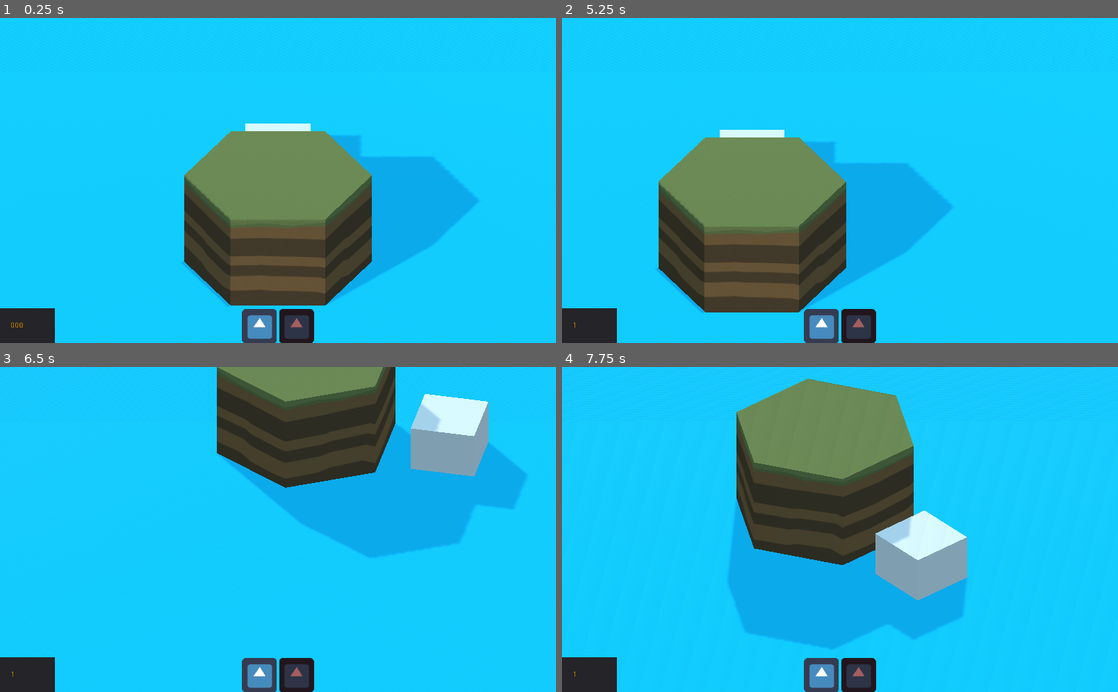
Above: before the commit, frames 1-4 (two rows, left to right).
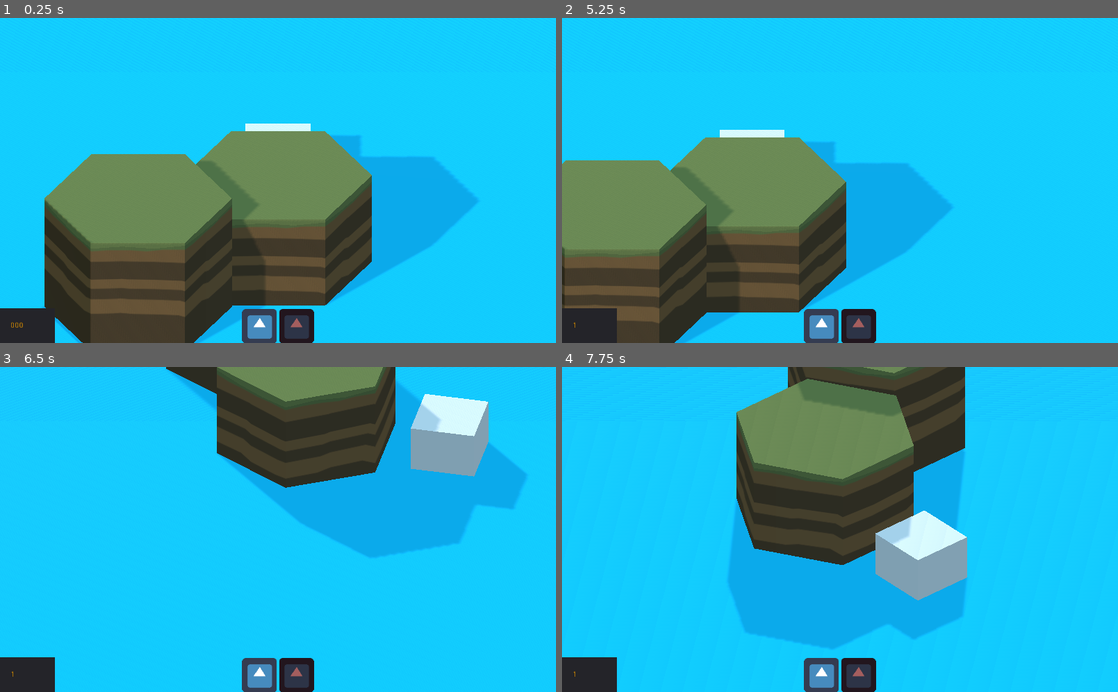
Above: after the commit, the same moments.

Repository: theludovyc/Godot_Islanders
Game: Godot game, scene res://Scene/Game.tscn
Two runs of this game, one before a commit and one after it. Both use one fixed random seed, a clock stepped at 60 frames per second and the inputs below. The engine's default icon, where the game draws it, is replaced by a stand-in: a white triangle on a blue panel in a dark square.
Inputs (mouse positions are in pixels of both pictures, inside the frame that each line leads up to):
- Up to frame 1 (0.25 s): no input
- Up to frame 2 (5.25 s): click (823, 326) at 0.5 s; click (823, 326) at 1.25 s; click (856, 326) at 2 s; click (856, 326) at 2.75 s; click (823, 326) at 3.5 s; click (856, 326) at 4.25 s; tap Enter at 5 s; move the mouse to (962, 164) at 5.02 s; hold Middle mouse button (mouse_middle) from 5.03 s (still down); click (962, 164) at 5.17 s
- Up to frame 3 (6.5 s): move the mouse to (166, 545) at 5.77 s; release Middle mouse button (mouse_middle) at 5.78 s; right-click (166, 545) at 5.85 s; click (166, 545) at 5.92 s
- Up to frame 4 (7.75 s): tap Space at 6.5 s; move the mouse to (895, 458) at 6.52 s; hold Middle mouse button (mouse_middle) 6.53-7.28 s; click (895, 458) at 6.67 s; move the mouse to (812, 594) at 7.27 s; right-click (812, 594) at 7.35 s; click (812, 594) at 7.42 s

The runs differ from the first frame. In frame 1, 17% of the frame differs, in the area x 7-48%, y 41-100%; in frame 2, 13%; in frame 3, 1.0%; in frame 4, 6.9%.

Commit message:
add new island

Diff:
--- a/Scene/Game.tscn
+++ b/Scene/Game.tscn
@@ -17,6 +17,9 @@
 
 [node name="Hex_Column" parent="." instance=ExtResource( 1 )]
 transform = Transform( 1, 0, 0, 0, 1, 0, 0, 0, 1, 0, 3.159, 0 )
+
+[node name="Hex_Column2" parent="." instance=ExtResource( 1 )]
+transform = Transform( 1, 0, 0, 0, 1, 0, 0, 0, 1, -4.3, 3.966, 2.55 )
 
 [node name="DirectionalLight" type="DirectionalLight" parent="."]
 transform = Transform( 0.717081, 0.38435, -0.581438, 0, 0.834213, 0.551442, 0.69699, -0.395429, 0.598198, -1.5218, 6.52862, 4.04269 )
